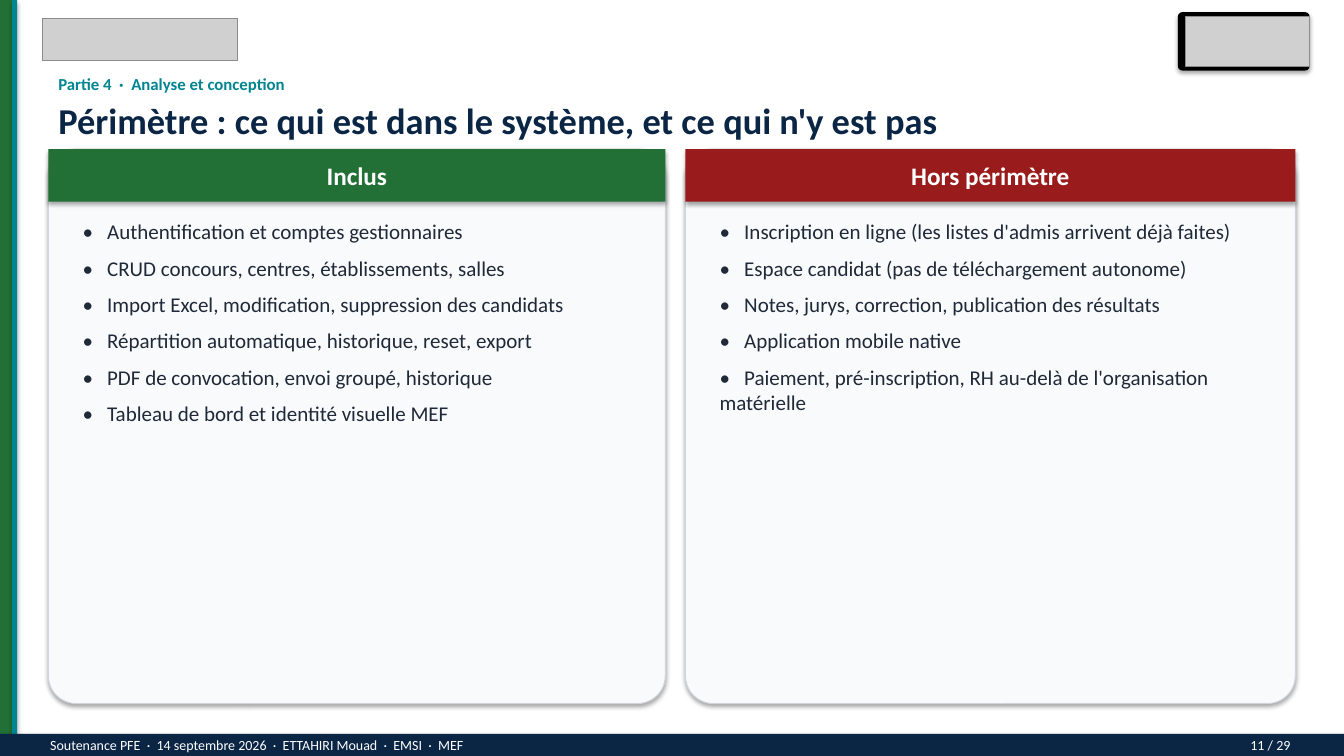
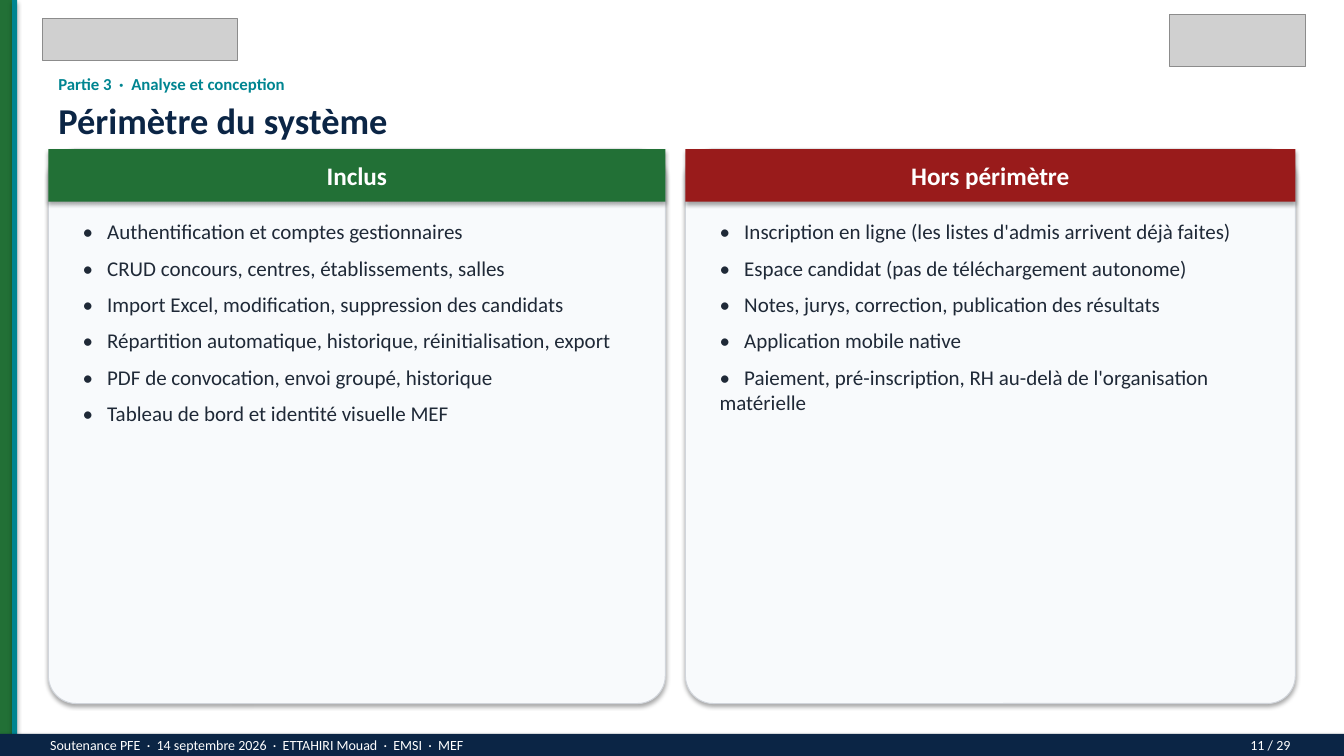
Before and after one commit to mouadofficiel2003/PFE2, a slide deck: slide 11 of soutenance/Soutenance-PFE-ETTAHIRI-Mouad.pptx. Drawn at 1344x756 pixels with LibreOffice and Linux fonts; fonts in the diff are those of the drawing; grey boxes stand for pictures. Boxes give left, top, right and bottom in pixels: in the first picture for what was removed or moved away, otherwise in the second. Text is boxed around its words. In the diff, an @@ line names an element or a change of style, - is before the commit and + after.

```diff
--- a/soutenance/Soutenance-PFE-ETTAHIRI-Mouad.pptx
+++ b/soutenance/Soutenance-PFE-ETTAHIRI-Mouad.pptx
@@ picture: place and size @@
-picture at (1187,16,1311,67)
+picture at (1171,14,1307,67)
@@ rounded rectangle removed at (1179,12,1311,71) @@
@@ text at (58,78,285,93): text changed @@
-Partie 4 · Analyse et conception
+Partie 3 · Analyse et conception
@@ text at (58,108,388,140): text changed @@
-Périmètre : ce qui est dans le système, et ce qui n'y est pas
+Périmètre du système
@@ text at (107,333,610,352): text changed @@
-• Répartition automatique, historique, reset, export
+• Répartition automatique, historique, réinitialisation, export
```
Also in this commit, not shown: 28 other slides changed, 45 other files.
